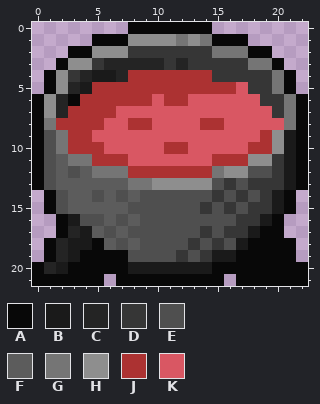
File history of a pixel-art file, Assets/Sprites/cauldron.ase. Above is the file before it was changed.
23x22 pixels, 1 frame. Colours within 5 levels of each other are drawn and written as one.
Visible layers, top first: "Liquid", "Base Cauldron".
Palette (. is transparent): A #080808  B #1a1a1a  C #242424  D #363636  E #4f4f4f  F #5c5c5c  G #757575  H #8e8e8e  J #ac3232  K #d95763
Pixels before, first column x 0:
 0 ........AAAAAAA........
 1 .....AAAHHHHGHGAAA.....
 2 ...AAHHHDDDDDDDGGGAA...
 3 ..AHHDCCCCCDCDDDDDGGA..
 4 .AHDCBBCJJJJJJJDDDDDGA.
 5 .AHCBJJJJJJJJJJJJKDDGA.
 6 AHCAJJJJJJKJJKKKKKKDDGA
 7 AHCJJJJKKKKKKKKKKKKKDGA
 8 AGJJJJKKJJKKKKJJKKKKKGA
 9 AEGJJKKKKKKKKKKKKKKJHBA
10 AEGJJJKKKKKJJKKKKKJJHBA
11 AEFGGJJJKKKKKKKJJJHHDBA
12 AEFEFGGGJJJJJJJGHHEEDBA
13 AEFFFFFFGGHHHHHEDEDDDBA
14 .AEFFEFEFEEEEEEDEDEDBA.
15 .AEFFFFFEEEEEEDEDEDDBA.
16 ..ABEEFEFEEEEEEEEDDBA..
17 ..ACBFEFEEEEEEDEDDBAA..
18 .ACBBAFEFEEEEDEDEBAAAA.
19 .ACBAAAAEEEEDEDBBAAAAA.
20 ACBAAAAABBBBBBBAAAAAAAA
21 AAAAAA.AAAAAAAAA.AAAAAA
The result:
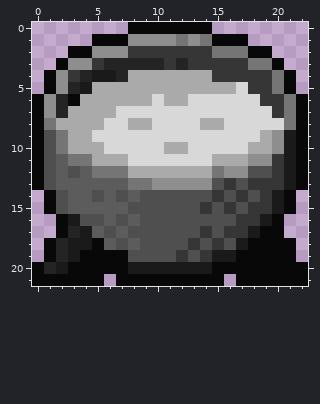
Author's note on the commit: Separate cauldron and liquid
The exact change:
{"colour":"J","old":"#ac3232","new":"#aaaaaa"}
{"colour":"K","old":"#d95763","new":"#d8d8d8"}
{"label":"changed","picture_box":[56,70,284,178]}
